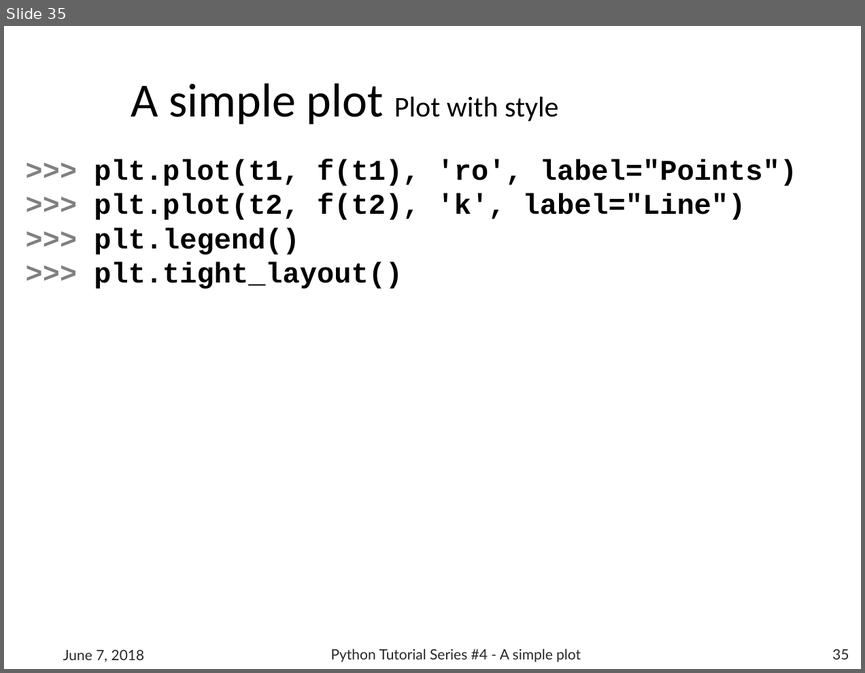
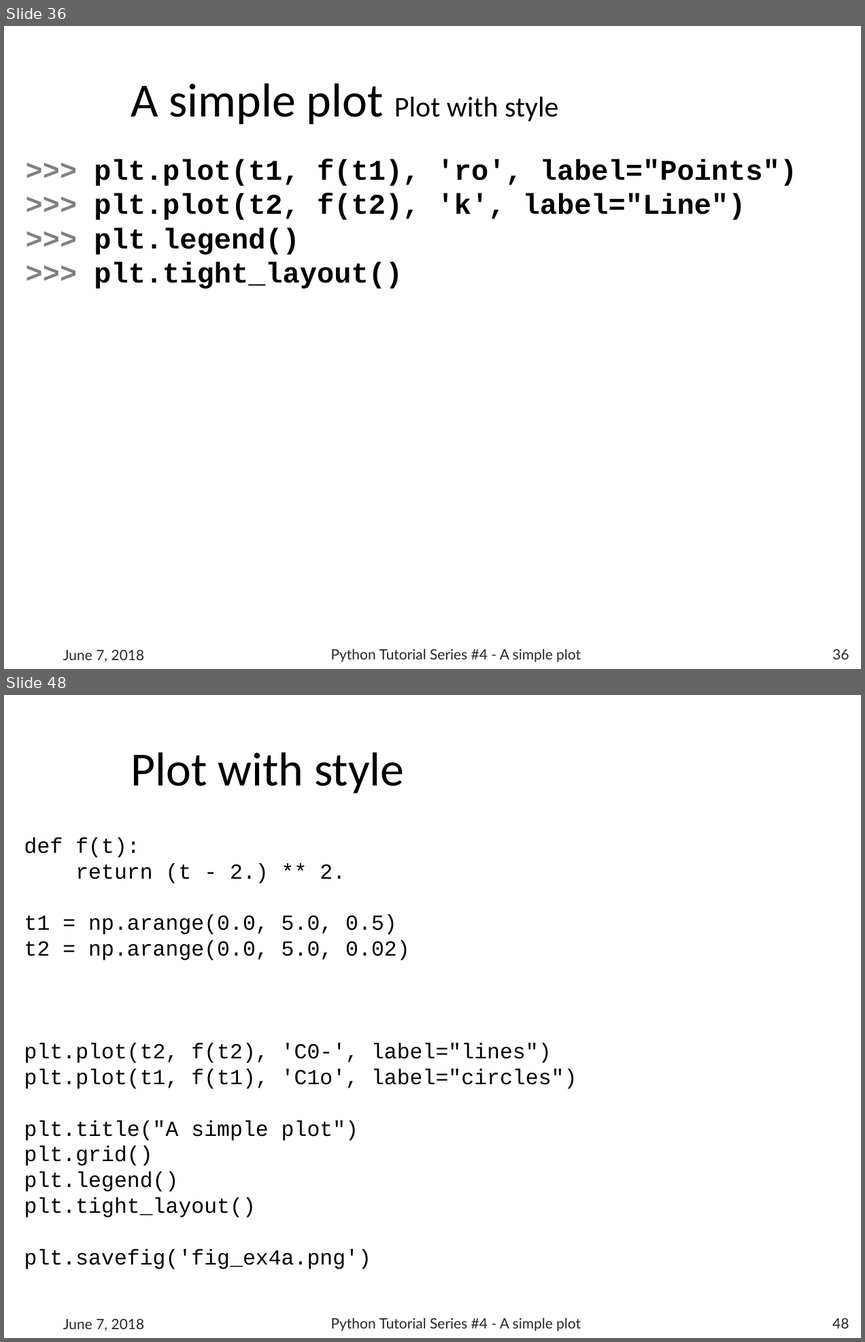
Before and after one commit to b1quint/Python-Tutorial-Series, a slide deck: Presentations/Python Tutorial Series 4 - A simple plot.pptx. Shown one above the other, each under a label of ours: slide 35 before the commit, slides 36 and 48 after it; the slides between them are not shown. The pictures are 865x673 and 865x1342 pixels, drawn with LibreOffice and Linux fonts; fonts in the diff are those of the drawing; background and template pictures are left out. Boxes give left, top, right and bottom in pixels: in the first picture for what was removed or moved away, otherwise in the second. Text is boxed around its words. In the diff, an @@ line names an element or a change of style, - is before the commit and + after.

```diff
--- a/Presentations/Python Tutorial Series 4 - A simple plot.pptx
+++ b/Presentations/Python Tutorial Series 4 - A simple plot.pptx
@@ slide 48 added at [4,695,861,1338], background #FFFFFF @@
@@ title added at [130,752,404,794], 40 pt, text #000000 @@
+Plot with style
@@ text added at [24,837,577,1269], 18 pt, text #000000 @@
+def f(t):
+return (t - 2.) ** 2.
+t1 = np.arange(0.0, 5.0, 0.5)
+t2 = np.arange(0.0, 5.0, 0.02)
+plt.plot(t2, f(t2), 'C0-', label="lines")
+plt.plot(t1, f(t1), 'C1o', label="circles")
+plt.title("A simple plot")
+plt.grid()
+plt.legend()
+plt.tight_layout()
+plt.savefig('fig_ex4a.png')
@@ text added at [63,1319,145,1331], 12 pt, text #262626 @@
+June 7, 2018
@@ text added at [331,1317,581,1331], 12 pt, text #262626 @@
+Python Tutorial Series #4 - A simple plot
@@ page number added at [832,1318,849,1328], 12 pt, text #262626 @@
+48
@@ what was slide 35 is now slide 36 @@
@@ page number at [832,649,849,659]: text changed @@
-35
+36
```
Also in this commit, not shown: 26 slides changed, 7 other slides added, 12 other files.
